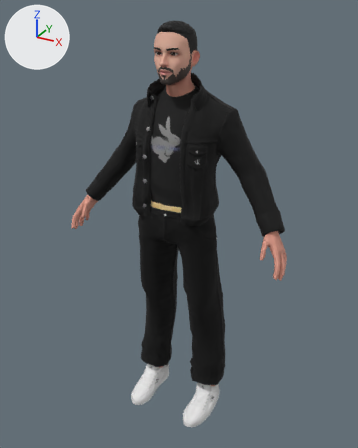
An edit to the glTF model public/models/650c6588e560d493958e1428.glb, drawn before and after from the same camera.
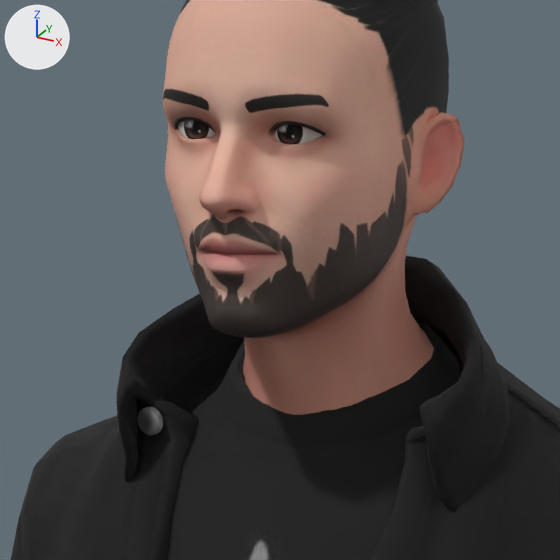
Each version appears first whole from a 50 mm camera at (0.997, -1.815, 1.889) aimed at (-0.002, 0.001, 0.981), and next in a close-up on the part from 36% to 60% of the width and 7% to 27% of the height. Lighting does not change. The marker at upper left points along +X, +Y and +Z. The last two pictures show the newer version.

Objects in the first close-up: 'EyeLeft', 'Wolf3D_Head', 'Wolf3D_Outfit_Top' and 2 more.
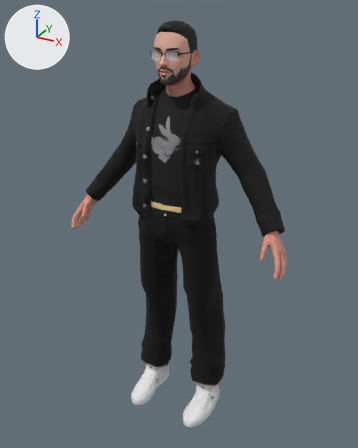
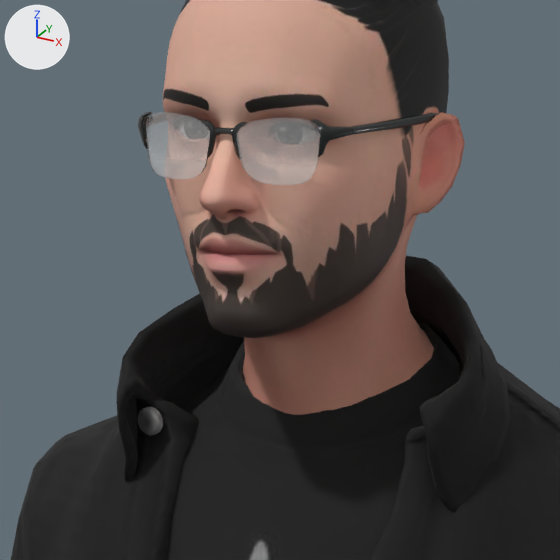
What differs and where, as boxes (x1, y1, x2, y2) in the close-ups (560 x 560 px):
'Wolf3D_Glasses', added
    after: (138, 112, 439, 185)

The edits, one by one:
Picture 'glasses_id_17_D' (img_glasses_id_17_d) is new.
Material 'Wolf3D_Glasses' (mat_wolf3d_glasses) is new.
Its texture is img_glasses_id_17_d (with its transparency).
Its roughness is 0.15.
Mesh me_wolf3d_glasses is new.
It has 510 vertices, 988 faces and spans x -0.082..0.082, y -0.127..0.004, z 1.698..1.735.
It uses material mat_wolf3d_glasses (picture img_glasses_id_17_d).
Object 'Wolf3D_Glasses' (ob_wolf3d_glasses) is new; it shows me_wolf3d_glasses.
Its location is (0.0, 0.0, 0.0).
